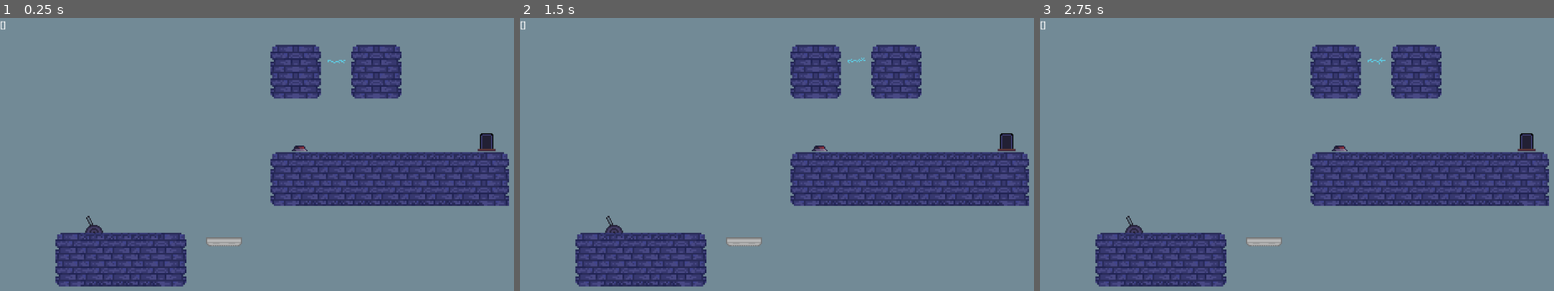
Above: before the commit, frames 1-3 (left to right).
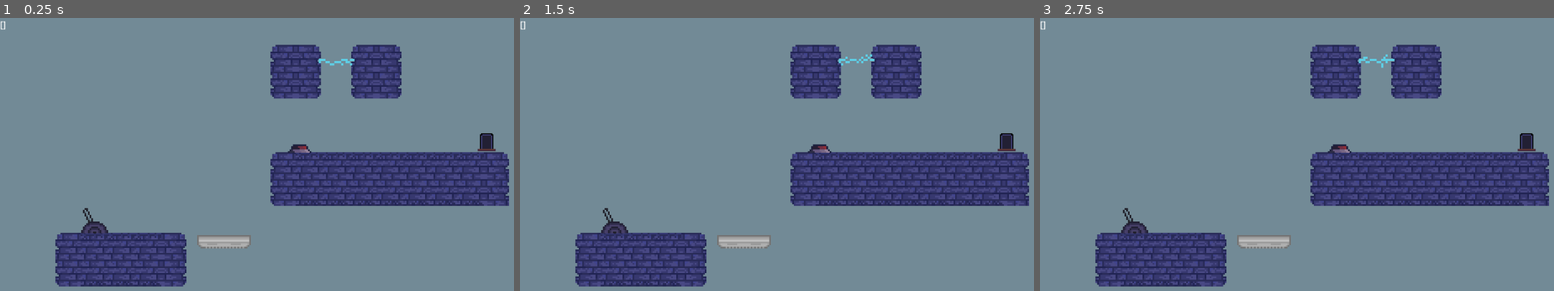
Above: after the commit, the same moments.

Repository: bsimovic93/CO-OP-2D-Project
Game: Godot game, scene res://scenes/main.tscn
Same seed, same stepped clock (60 frames per second), same inputs: the game is played once before the commit and once after it.
Inputs:
- Up to frame 1 (0.25 s): no input
- Up to frame 2 (1.5 s): hold Right (ui_right) from 0.53 s (still down); tap E (interact) at 0.6, 1.35 s; tap Space (action_jump) at 0.77 s; tap Enter at 1.25 s
- Up to frame 3 (2.75 s): tap Space (action_jump) at 1.52, 2 s; release Right (ui_right) at 2.03 s; hold Left (ui_left) from 2.03 s (still down); tap E (interact) at 2.1 s

The runs differ from the first frame. In frame 1, 0.7% of the frame differs, in the area x 15-70%, y 14-85%; in frame 2, 0.7%; in frame 3, 0.7%, in the area x 15-70%, y 13-85%.

Commit message:
Fix: sizing

Diff:
--- a/scenes/button.tscn
+++ b/scenes/button.tscn
@@ -19,7 +19,7 @@
 }]
 
 [sub_resource type="RectangleShape2D" id="RectangleShape2D_xyge1"]
-size = Vector2(32, 32)
+size = Vector2(48, 24)
 
 [sub_resource type="SceneReplicationConfig" id="SceneReplicationConfig_v5kuy"]
 properties/0/path = NodePath(".:is_pushed")
@@ -31,12 +31,13 @@
 script = ExtResource("1_s83u3")
 
 [node name="AnimatedSprite2D" type="AnimatedSprite2D" parent="."]
-scale = Vector2(2, 2)
+scale = Vector2(3, 3)
 sprite_frames = SubResource("SpriteFrames_ibdty")
 
 [node name="Area2D" type="Area2D" parent="."]
 
 [node name="CollisionShape2D" type="CollisionShape2D" parent="Area2D"]
+position = Vector2(0, 12)
 shape = SubResource("RectangleShape2D_xyge1")
 
 [node name="MultiplayerSynchronizer" type="MultiplayerSynchronizer" parent="."]
--- a/scenes/lever.tscn
+++ b/scenes/lever.tscn
@@ -23,7 +23,7 @@
 }]
 
 [sub_resource type="RectangleShape2D" id="RectangleShape2D_8sw2m"]
-size = Vector2(11, 10.3333)
+size = Vector2(17, 15)
 
 [sub_resource type="SceneReplicationConfig" id="SceneReplicationConfig_ofcce"]
 properties/0/path = NodePath("AnimatedSprite2D:animation")
@@ -39,14 +39,14 @@
 script = ExtResource("1_tsy5a")
 
 [node name="AnimatedSprite2D" type="AnimatedSprite2D" parent="."]
-scale = Vector2(2, 2)
+scale = Vector2(3, 3)
 sprite_frames = SubResource("SpriteFrames_fl1cq")
 animation = &"pull_lever"
 
 [node name="Area2D" type="Area2D" parent="."]
 
 [node name="CollisionShape2D" type="CollisionShape2D" parent="Area2D"]
-position = Vector2(-0.5, 0.5)
+position = Vector2(0.5, 1.5)
 scale = Vector2(3, 3)
 shape = SubResource("RectangleShape2D_8sw2m")
 
--- a/scenes/moving_platform.tscn
+++ b/scenes/moving_platform.tscn
@@ -4,7 +4,7 @@
 [ext_resource type="Script" path="res://scenes/moving_platform.gd" id="1_ox7f2"]
 
 [sub_resource type="RectangleShape2D" id="RectangleShape2D_b45mj"]
-size = Vector2(64, 16)
+size = Vector2(96, 25)
 
 [sub_resource type="Animation" id="Animation_bb0s1"]
 resource_name = "move_up"
@@ -34,13 +34,12 @@
 properties/0/watch = false
 
 [node name="MovingPlatform" type="AnimatableBody2D"]
-position = Vector2(265, 265)
 script = ExtResource("1_ox7f2")
 platform_direction = 2
 travel_distance = 200
 
 [node name="Sprite2D" type="Sprite2D" parent="."]
-scale = Vector2(2, 2)
+scale = Vector2(3, 3)
 texture = ExtResource("1_4pjiw")
 
 [node name="CollisionShape2D" type="CollisionShape2D" parent="."]
--- a/scenes/multiplayer_lobby.tscn
+++ b/scenes/multiplayer_lobby.tscn
@@ -4,11 +4,9 @@
 
 [node name="Control" type="Control"]
 layout_mode = 3
-anchors_preset = 15
-anchor_right = 1.0
-anchor_bottom = 1.0
-grow_horizontal = 2
-grow_vertical = 2
+anchors_preset = 0
+size_flags_horizontal = 4
+size_flags_vertical = 4
 script = ExtResource("1_nrcgd")
 
 [node name="Host" type="Button" parent="."]
--- a/scenes/player.gd
+++ b/scenes/player.gd
@@ -1,8 +1,8 @@
 extends CharacterBody2D
 
 
-const SPEED = 150.0
-const JUMP_VELOCITY = -300.0
+const SPEED = 200.0
+const JUMP_VELOCITY = -350.0
 
 signal hit(player_id);
 
--- a/scenes/shocker.tscn
+++ b/scenes/shocker.tscn
@@ -22,12 +22,13 @@
 }]
 
 [sub_resource type="RectangleShape2D" id="RectangleShape2D_qjosb"]
-size = Vector2(20, 6)
+size = Vector2(32, 12)
 
 [node name="Shocker" type="Node2D" groups=["Shocker"]]
 scale = Vector2(2, 2)
 
 [node name="AnimatedSprite2D" type="AnimatedSprite2D" parent="."]
+scale = Vector2(2, 2)
 sprite_frames = SubResource("SpriteFrames_63jca")
 autoplay = "default"
 frame_progress = 0.851712
--- a/scenes/test_level.tscn
+++ b/scenes/test_level.tscn
@@ -70,12 +70,12 @@
 travel_distance = 160
 
 [node name="Lever" parent="." node_paths=PackedStringArray("moving_platform") instance=ExtResource("3_vb48e")]
-position = Vector2(168, 368)
+position = Vector2(169, 361)
 moving_platform = NodePath("../MovingPlatform")
 lever_id = 420
 
 [node name="Button" parent="." node_paths=PackedStringArray("lightnig_gate") instance=ExtResource("6_srke2")]
-position = Vector2(535, 222)
+position = Vector2(535, 217)
 button_id = 69
 lightnig_gate = NodePath("../Shocker")
 
--- a/scripts/button.gd
+++ b/scripts/button.gd
@@ -16,7 +16,7 @@
 	if bodies.size() > 0:
 		# add this to the stuff
 		InteractionManager.add_interacting_item(button_id, get_node('.'))
-		if check_overlap_authority(bodies):
+		if check_overlap_authority(bodies) and InteractionManager.is_focused:
 			if Input.is_action_just_pressed("interact") and is_pushed != true:
 				InteractionManager.check_interaction({
 					'action': 'button-push',
--- a/scripts/game_manager.gd
+++ b/scripts/game_manager.gd
@@ -14,16 +14,14 @@
 func _process(delta):
 	pass
 
+# this may be a huge problem down the line
+# if we constatnly just remove the lvl node and instatiate new ones
+# we may overflow the memory
+# find a way to fix this
 func handle_player_hit(player_id):
 	print('game over:')
 	var main = get_tree().get_root().get_node('Main');
-	#FIXME: we may not need this
-	#read doc on remove child vs queue free
-	for child in main.get_children():
-		child.queue_free()
+	get_tree().get_root().call_deferred('remove_child',main)
+	var level = load("res://scenes/main.tscn").instantiate();
+	get_tree().get_root().call_deferred('add_child', level)
 	main.queue_free()
-	get_tree().get_root().call_deferred('remove_child',main)
-
-	var level = load("res://scenes/main.tscn").instantiate();
-
-	get_tree().get_root().call_deferred('add_child', level)
--- a/scripts/interactions.gd
+++ b/scripts/interactions.gd
@@ -3,6 +3,7 @@
 @export var interacting_items = {};
 
 @export var can_move: bool = true;
+#TODO: maybe remove this when the game is fully multiplayer
 @export var is_focused: bool = false;
 signal  interaction_happened(value);
 
--- a/scripts/lever.gd
+++ b/scripts/lever.gd
@@ -19,7 +19,7 @@
 		# add this to the stuff
 		InteractionManager.add_interacting_item(lever_id, get_node('.'))
 		if check_overlap_authority(bodies):
-			if Input.is_action_just_pressed("interact"):
+			if Input.is_action_just_pressed("interact") and InteractionManager.is_focused:
 				InteractionManager.check_interaction({
 					'action': 'lever-pull',
 					'id': lever_id
